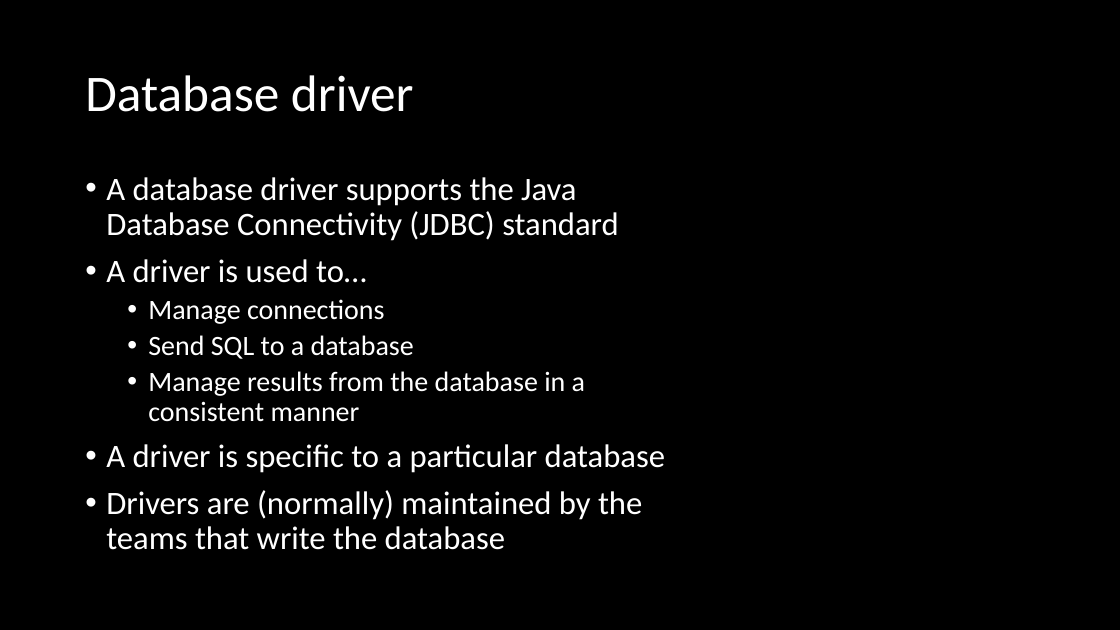
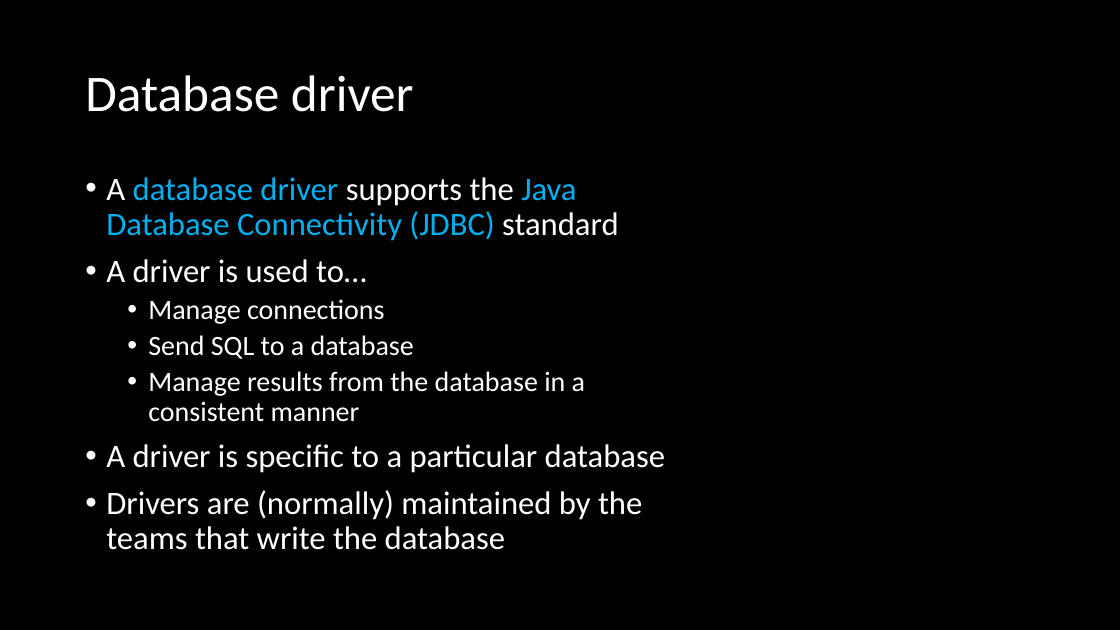
Before and after one commit to ckiefriter1/PT-BESD, a slide deck: slide 7 of Week7/W1.04. Create Maven Project.pptx. Drawn at 1120x630 pixels with LibreOffice and Linux fonts; fonts in the diff are those of the drawing. Boxes give left, top, right and bottom in pixels: in the first picture for what was removed or moved away, otherwise in the second. Text is boxed around its words. In the diff, an @@ line names an element or a change of style, - is before the commit and + after.

```diff
--- a/Week7/W1.04. Create Maven Project.pptx
+++ b/Week7/W1.04. Create Maven Project.pptx
@@ text at (x1=106, y1=177, x2=619, y2=241): text colour #FFFFFF to #00B0F0 in "database driver Java Database Connectivity (JDBC)" @@
```
Also in this commit, not shown: 2 other slides changed, 3 other files.
